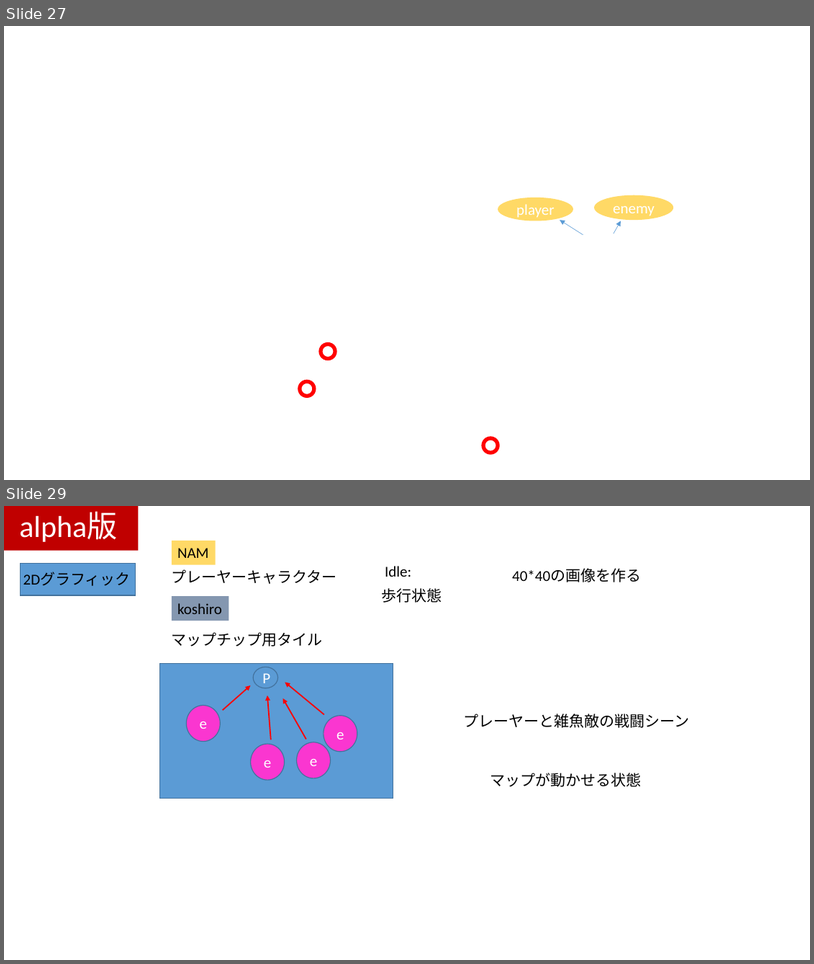
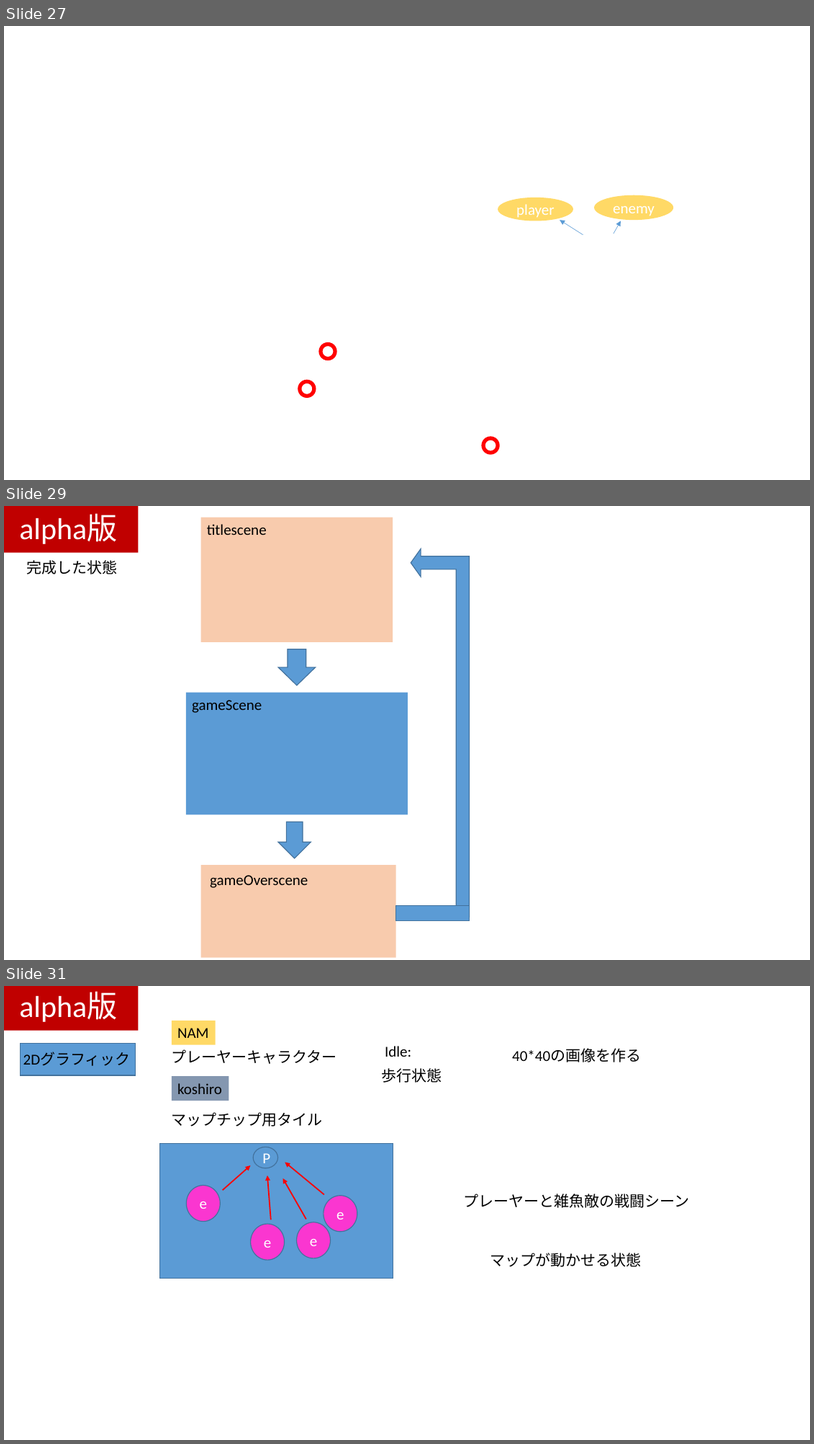
Before and after one commit to kawanami1022/2.5DActionGameProject, a slide deck: すみませんASOゲームショウまでに間に合いませんでした.pptx. Shown one above the other, each under a label of ours: slides 27 and 29 before the commit, slides 27, 29 and 31 after it; the slides between them are not shown. The pictures are 814x964 and 814x1444 pixels, drawn with LibreOffice and Linux fonts; fonts in the diff are those of the drawing; background and template pictures are left out. Boxes give left, top, right and bottom in pixels: in the first picture for what was removed or moved away, otherwise in the second. Text is boxed around its words. In the diff, an @@ line names an element or a change of style, - is before the commit and + after.

Commit message:
ppt　alpha版作成

```diff
--- a/すみませんASOゲームショウまでに間に合いませんでした.pptx
+++ b/すみませんASOゲームショウまでに間に合いませんでした.pptx
@@ slide 29 added at [4,506,810,960], background #FFFFFF @@
@@ rectangle added at [4,506,139,553], fill #C00000 @@
@@ text added at [19,514,117,544], 36 pt, text #FFFFFF @@
+alpha版
@@ rectangle added at [201,518,393,642], fill #F8CBAD @@
@@ text added at [207,524,267,535], 18 pt, text #000000 @@
+titlescene
@@ bent up arrow added at [411,548,470,916], fill #5B9BD5, outline #43739E 1 pt @@
@@ text added at [26,560,117,574], 18 pt, text #000000 @@
+完成した状態
@@ down arrow added at [278,649,316,686], fill #5B9BD5, outline #43739E 1 pt @@
@@ rectangle added at [186,692,408,815], fill #5B9BD5 @@
@@ text added at [192,700,262,713], 18 pt, text #000000 @@
+gameScene
@@ down arrow added at [278,822,311,858], fill #5B9BD5, outline #43739E 1 pt @@
@@ rectangle added at [201,865,396,957], fill #F8CBAD @@
@@ text added at [210,875,308,888], 18 pt, text #000000 @@
+gameOverscene
@@ rectangle added at [396,906,469,921], fill #5B9BD5, outline #43739E 1 pt @@
@@ what was slide 29 is now slide 31 @@
```
Also in this commit, not shown: 2 slides changed, 2 other slides added, 1 slide removed.
